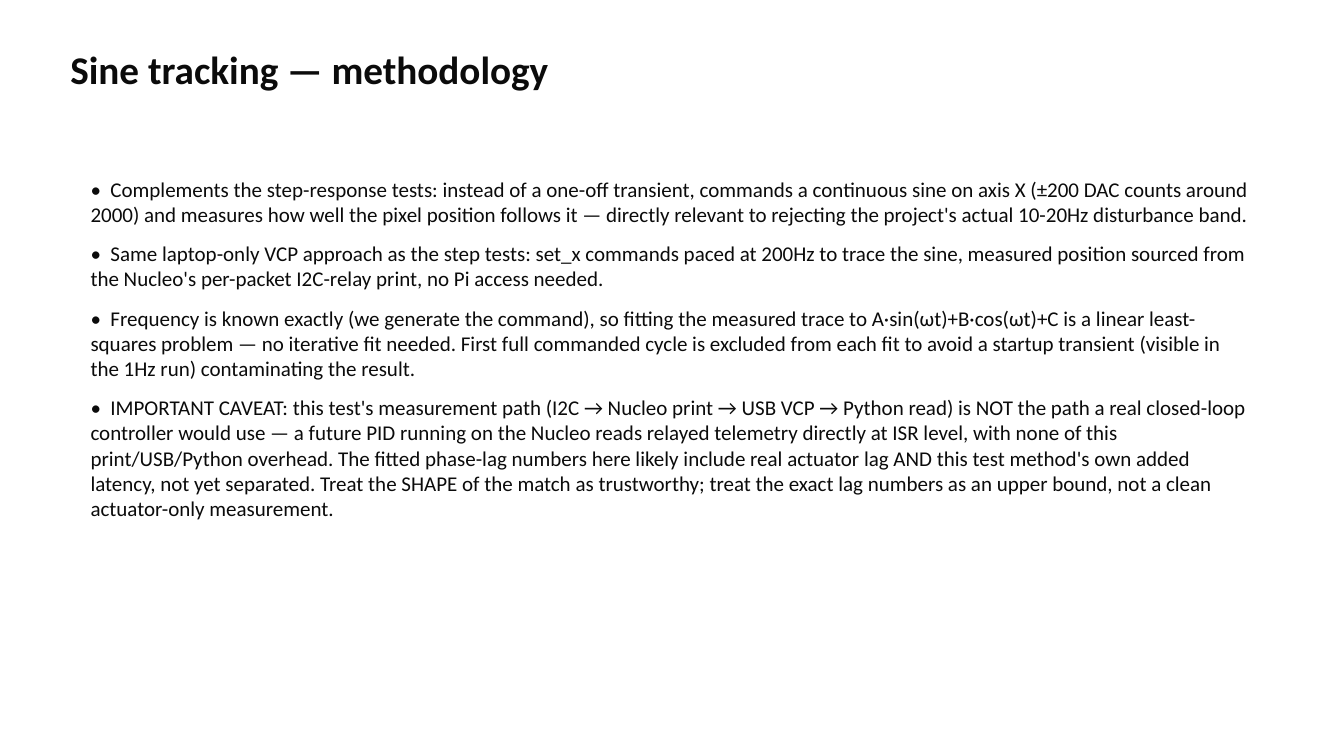
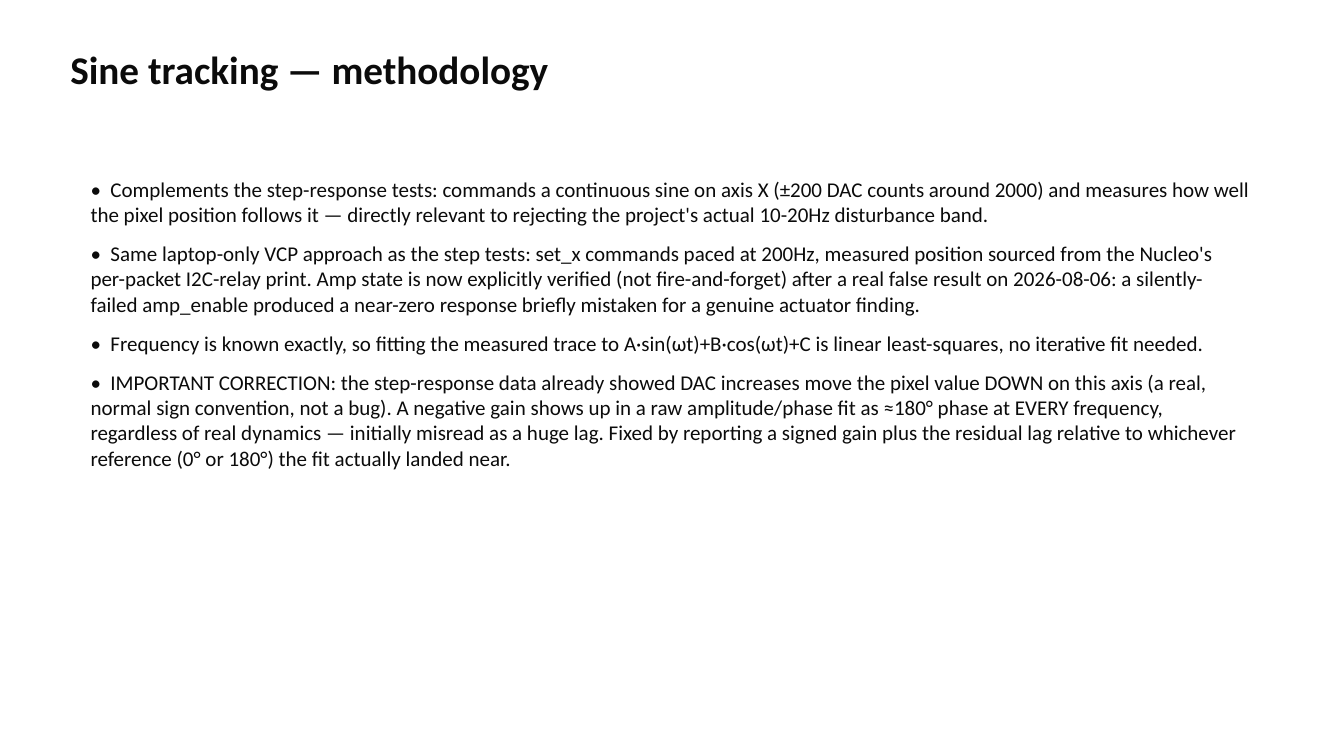
Before and after one commit to ucsbdeepspace/rpi_camera_system, a slide deck: slide 7 of docs/session_results_2026-08-04.pptx. Drawn at 1344x756 pixels with LibreOffice and Linux fonts; fonts in the diff are those of the drawing. Boxes give left, top, right and bottom in pixels: in the first picture for what was removed or moved away, otherwise in the second. Text is boxed around its words. In the diff, an @@ line names an element or a change of style, - is before the commit and + after.

```diff
--- a/docs/session_results_2026-08-04.pptx
+++ b/docs/session_results_2026-08-04.pptx
@@ text at bbox=[91, 182, 1249, 470]: text changed @@
-• Complements the step-response tests: instead of a one-off transient, commands a continuous sine on axis X (±200 DAC counts around 2000) and measures how well the pixel position follows it — directly relevant to rejecting the project's actual 10-20Hz disturbance band.
-• Same laptop-only VCP approach as the step tests: set_x commands paced at 200Hz to trace the sine, measured position sourced from the Nucleo's per-packet I2C-relay print, no Pi access needed.
-• Frequency is known exactly (we generate the command), so fitting the measured trace to A·sin(ωt)+B·cos(ωt)+C is a linear least-squares problem — no iterative fit needed. First full commanded cycle is excluded from each fit to avoid a startup transient (visible in the 1Hz run) contaminating the result.
-• IMPORTANT CAVEAT: this test's measurement path (I2C → Nucleo print → USB VCP → Python read) is NOT the path a real closed-loop controller would use — a future PID running on the Nucleo reads relayed telemetry directly at ISR level, with none of this print/USB/Python overhead. The fitted phase-lag numbers here likely include real actuator lag AND this test method's own added latency, not yet separated. Treat the SHAPE of the match as trustworthy; treat the exact lag numbers as an upper bound, not a clean actuator-only measurement.
+• Complements the step-response tests: commands a continuous sine on axis X (±200 DAC counts around 2000) and measures how well the pixel position follows it — directly relevant to rejecting the project's actual 10-20Hz disturbance band.
+• Same laptop-only VCP approach as the step tests: set_x commands paced at 200Hz, measured position sourced from the Nucleo's per-packet I2C-relay print. Amp state is now explicitly verified (not fire-and-forget) after a real false result on 2026-08-06: a silently-failed amp_enable produced a near-zero response briefly mistaken for a genuine actuator finding.
+• Frequency is known exactly, so fitting the measured trace to A·sin(ωt)+B·cos(ωt)+C is linear least-squares, no iterative fit needed.
+• IMPORTANT CORRECTION: the step-response data already showed DAC increases move the pixel value DOWN on this axis (a real, normal sign convention, not a bug). A negative gain shows up in a raw amplitude/phase fit as ≈180° phase at EVERY frequency, regardless of real dynamics — initially misread as a huge lag. Fixed by reporting a signed gain plus the residual lag relative to whichever reference (0° or 180°) the fit actually landed near.
```
Also in this commit, not shown: 3 other slides changed, 9 other files.
